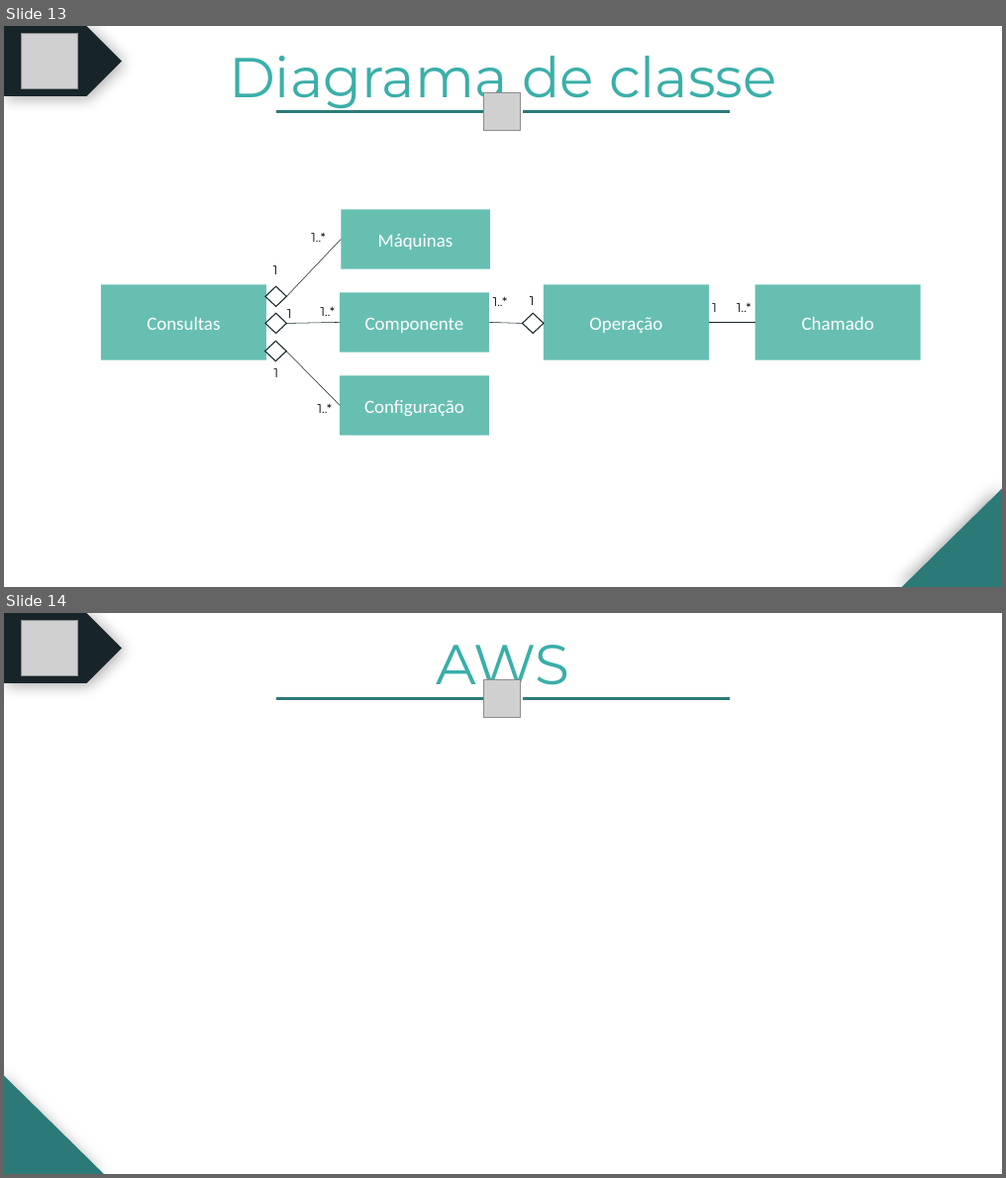
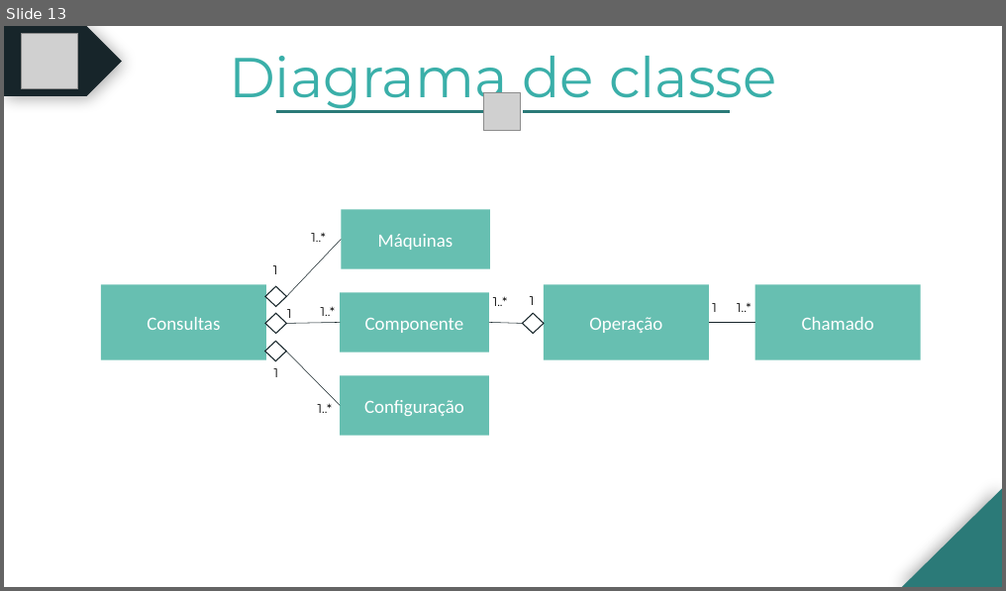
Before and after one commit to BandTec/grupo-10-ccoa-20201, a slide deck: MONITORAMENTO/Documentação/PPTs/Cold Stock Apresentação - Sprint 3.pptx. Shown one above the other, each under a label of ours: slides 13 and 14 before the commit, slide 13 after it. The pictures are 1006x1178 and 1006x591 pixels, drawn with LibreOffice and Linux fonts; fonts in the diff are those of the drawing; grey boxes stand for pictures; background and template pictures are left out. Boxes give left, top, right and bottom in pixels: in the first picture for what was removed or moved away, otherwise in the second. Text is boxed around its words. In the diff, an @@ line names an element or a change of style, - is before the commit and + after.

```diff
--- a/MONITORAMENTO/Documentação/PPTs/Cold Stock Apresentação - Sprint 3.pptx
+++ b/MONITORAMENTO/Documentação/PPTs/Cold Stock Apresentação - Sprint 3.pptx
@@ slide 14 removed at [4, 613, 1002, 1174], background #FFFFFF @@
@@ pentagon arrow removed at [4, 613, 122, 683] @@
@@ picture removed at [22, 620, 78, 676] @@
@@ group removed at [276, 645, 730, 718]: 2 lines, 1 text, 1 picture @@
-AWS
@@ right triangle removed at [4, 1075, 104, 1174] @@
```
Also in this commit, not shown: 1 slide added, 1 other file.
